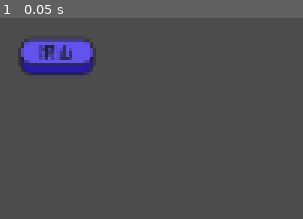
Above: before the commit, frame 1.
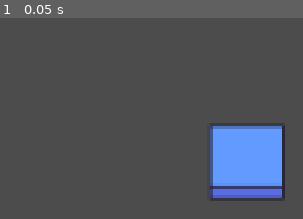
Above: after the commit, the same moment.

Repository: Kibibibit/windmills-arcade
Game: Godot game, scene res://scenes/Root.tscn
The game is run twice, just before and just after one commit, with the same random seed, the same clock (stepped at 60 frames per second) and the same inputs. The engine's default icon, where the game draws it, is replaced by a stand-in: a white triangle on a blue panel in a dark square.
Inputs:
- Up to frame 1 (0.05 s): no input

The runs differ from the first frame. In frame 1, 13% of the frame differs, in the area x 5-95%, y 10-90%.

Commit message:
Rewrite 3

Diff:
--- a/project.godot
+++ b/project.godot
@@ -9,84 +9,36 @@
 config_version=4
 
 _global_script_classes=[ {
-"base": "GameEntity",
-"class": "Card",
-"language": "GDScript",
-"path": "res://scripts/components/Card.gd"
-}, {
-"base": "Node2D",
-"class": "CardSlot",
-"language": "GDScript",
-"path": "res://scripts/components/CardSlot.gd"
-}, {
-"base": "Node2D",
-"class": "Deck",
-"language": "GDScript",
-"path": "res://scripts/components/Deck.gd"
-}, {
-"base": "GameObject",
-"class": "GameEntity",
-"language": "GDScript",
-"path": "res://scripts/components/GameEntity.gd"
-}, {
-"base": "Node2D",
-"class": "GameObject",
-"language": "GDScript",
-"path": "res://scripts/components/GameObject.gd"
-}, {
 "base": "Node2D",
 "class": "GameParent",
 "language": "GDScript",
 "path": "res://scripts/games/GameParent.gd"
 }, {
-"base": "GameParent",
-"class": "MainMenu",
+"base": "Area2D",
+"class": "MouseArea",
 "language": "GDScript",
-"path": "res://scripts/games/MainMenu.gd"
+"path": "res://scripts/mouse/MouseArea.gd"
 }, {
-"base": "Card",
-"class": "PlayingCard",
+"base": "Area2D",
+"class": "MouseTarget",
 "language": "GDScript",
-"path": "res://scripts/components/PlayingCard.gd"
+"path": "res://scripts/mouse/MouseTarget.gd"
 }, {
 "base": "Node2D",
-"class": "RootObject",
+"class": "Root",
 "language": "GDScript",
-"path": "res://scripts/RootObject.gd"
+"path": "res://scripts/Root.gd"
 }, {
-"base": "GameParent",
-"class": "Sawayama",
-"language": "GDScript",
-"path": "res://scripts/games/Sawayama.gd"
-}, {
-"base": "PlayingCard",
-"class": "StackingCard",
-"language": "GDScript",
-"path": "res://scripts/components/StackingCard.gd"
-}, {
-"base": "Object",
-"class": "TextureInfo",
-"language": "GDScript",
-"path": "res://scripts/utils/TextureInfo.gd"
-}, {
-"base": "Node2D",
+"base": "MouseTarget",
 "class": "UIButton",
 "language": "GDScript",
 "path": "res://scripts/components/ui/UIButton.gd"
 } ]
 _global_script_class_icons={
-"Card": "",
-"CardSlot": "",
-"Deck": "",
-"GameEntity": "",
-"GameObject": "",
 "GameParent": "",
-"MainMenu": "",
-"PlayingCard": "",
-"RootObject": "",
-"Sawayama": "",
-"StackingCard": "",
-"TextureInfo": "",
+"MouseArea": "",
+"MouseTarget": "",
+"Root": "",
 "UIButton": ""
 }
 
--- a/scenes/Root.tscn
+++ b/scenes/Root.tscn
@@ -1,7 +1,7 @@
 [gd_scene load_steps=4 format=2]
 
-[ext_resource path="res://scripts/RootObject.gd" type="Script" id=1]
-[ext_resource path="res://scripts/MouseArea.gd" type="Script" id=2]
+[ext_resource path="res://scripts/Root.gd" type="Script" id=1]
+[ext_resource path="res://scripts/mouse/MouseArea.gd" type="Script" id=2]
 
 [sub_resource type="CircleShape2D" id=1]
 radius = 1.0
@@ -10,8 +10,6 @@
 script = ExtResource( 1 )
 
 [node name="MouseArea" type="Area2D" parent="."]
-z_index = 1000
-monitoring = false
 script = ExtResource( 2 )
 
 [node name="MouseShape" type="CollisionShape2D" parent="MouseArea"]
--- a/scenes/components/CardSlot.tscn
+++ /dev/null
@@ -1,12 +0,0 @@
-[gd_scene load_steps=2 format=2]
-
-[ext_resource path="res://sprites/cards/sawayama_card_sheet.png" type="Texture" id=1]
-
-[node name="CardSlot" type="Node2D"]
-
-[node name="Sprite" type="Sprite" parent="."]
-texture = ExtResource( 1 )
-centered = false
-hframes = 13
-vframes = 5
-frame = 53
--- a/scenes/components/Deck.tscn
+++ /dev/null
@@ -1,6 +0,0 @@
-[gd_scene load_steps=2 format=2]
-
-[ext_resource path="res://scripts/components/Deck.gd" type="Script" id=1]
-
-[node name="Deck" type="Node2D"]
-script = ExtResource( 1 )
--- a/scenes/components/UIButton.tscn
+++ /dev/null
@@ -1,15 +0,0 @@
-[gd_scene load_steps=3 format=2]
-
-[ext_resource path="res://scripts/components/ui/UIButton.gd" type="Script" id=1]
-
-[sub_resource type="RectangleShape2D" id=1]
-
-[node name="UIButton" type="Node2D"]
-script = ExtResource( 1 )
-
-[node name="Area2D" type="Area2D" parent="."]
-monitorable = false
-
-[node name="CollisionShape2D" type="CollisionShape2D" parent="Area2D"]
-visible = false
-shape = SubResource( 1 )
--- /dev/null
+++ b/scenes/components/ui/UIButton.tscn
@@ -0,0 +1,11 @@
+[gd_scene load_steps=3 format=2]
+
+[ext_resource path="res://scripts/components/ui/UIButton.gd" type="Script" id=2]
+
+[sub_resource type="RectangleShape2D" id=1]
+
+[node name="Button" type="Area2D"]
+script = ExtResource( 2 )
+
+[node name="ButtonShape" type="CollisionShape2D" parent="."]
+shape = SubResource( 1 )
--- a/scenes/games/MainMenu.tscn
+++ /dev/null
@@ -1,18 +0,0 @@
-[gd_scene load_steps=4 format=2]
-
-[ext_resource path="res://scripts/games/MainMenu.gd" type="Script" id=1]
-[ext_resource path="res://sprites/main_menu_button_sheet.png" type="Texture" id=2]
-[ext_resource path="res://scenes/components/UIButton.tscn" type="PackedScene" id=3]
-
-[node name="Game" type="Node2D"]
-script = ExtResource( 1 )
-
-[node name="Buttons" type="Node2D" parent="."]
-
-[node name="Sawayama" parent="Buttons" instance=ExtResource( 3 )]
-position = Vector2( 71, 65 )
-
-[node name="Sprite" type="Sprite" parent="Buttons/Sawayama"]
-texture = ExtResource( 2 )
-centered = false
-vframes = 3
--- a/scenes/games/Sawayama.tscn
+++ /dev/null
@@ -1,55 +0,0 @@
-[gd_scene load_steps=6 format=2]
-
-[ext_resource path="res://scripts/games/Sawayama.gd" type="Script" id=1]
-[ext_resource path="res://scenes/components/Deck.tscn" type="PackedScene" id=2]
-[ext_resource path="res://sprites/cards/sawayama_card_sheet.png" type="Texture" id=3]
-[ext_resource path="res://scenes/components/CardSlot.tscn" type="PackedScene" id=4]
-[ext_resource path="res://scripts/components/CardSlot.gd" type="Script" id=5]
-
-[node name="Game" type="Node2D"]
-script = ExtResource( 1 )
-
-[node name="Immutables" type="Node2D" parent="."]
-
-[node name="Deck" parent="Immutables" instance=ExtResource( 2 )]
-position = Vector2( 54, 45 )
-y_offset = -2
-offset_div = 3
-
-[node name="Sprite" type="Sprite" parent="Immutables/Deck"]
-texture = ExtResource( 3 )
-centered = false
-hframes = 13
-vframes = 5
-frame = 53
-
-[node name="Slots" type="Node2D" parent="Immutables"]
-position = Vector2( 132, 126 )
-
-[node name="CardSlot1" parent="Immutables/Slots" instance=ExtResource( 4 )]
-position = Vector2( 5, 0 )
-script = ExtResource( 5 )
-
-[node name="CardSlot2" parent="Immutables/Slots" instance=ExtResource( 4 )]
-position = Vector2( 69, 0 )
-script = ExtResource( 5 )
-
-[node name="CardSlot3" parent="Immutables/Slots" instance=ExtResource( 4 )]
-position = Vector2( 133, 0 )
-script = ExtResource( 5 )
-
-[node name="CardSlot4" parent="Immutables/Slots" instance=ExtResource( 4 )]
-position = Vector2( 197, 0 )
-script = ExtResource( 5 )
-
-[node name="CardSlot5" parent="Immutables/Slots" instance=ExtResource( 4 )]
-position = Vector2( 261, 0 )
-script = ExtResource( 5 )
-
-[node name="CardSlot6" parent="Immutables/Slots" instance=ExtResource( 4 )]
-position = Vector2( 325, 0 )
-script = ExtResource( 5 )
-
-[node name="CardSlot7" parent="Immutables/Slots" instance=ExtResource( 4 )]
-position = Vector2( 389, 0 )
-script = ExtResource( 5 )
--- /dev/null
+++ b/scenes/games/TicTacToe.tscn
@@ -0,0 +1,3 @@
+[gd_scene format=2]
+
+[node name="Game" type="Node2D"]
--- /dev/null
+++ b/scenes/games/menus/MainMenu.tscn
@@ -0,0 +1,19 @@
+[gd_scene load_steps=4 format=2]
+
+[ext_resource path="res://scripts/games/menus/MainMenu.gd" type="Script" id=1]
+[ext_resource path="res://sprites/main_menu_button_sheet.png" type="Texture" id=2]
+[ext_resource path="res://scenes/components/ui/UIButton.tscn" type="PackedScene" id=3]
+
+[node name="Game" type="Node2D"]
+script = ExtResource( 1 )
+
+[node name="GameButtons" type="Node2D" parent="."]
+position = Vector2( 113, 64 )
+
+[node name="tictactoe" parent="GameButtons" instance=ExtResource( 3 )]
+position = Vector2( 39, 38 )
+
+[node name="Sprite" type="Sprite" parent="GameButtons/tictactoe"]
+texture = ExtResource( 2 )
+centered = false
+vframes = 3
--- a/scripts/MouseArea.gd
+++ /dev/null
@@ -1,7 +0,0 @@
-extends Area2D
-
-func _ready():
-	self.monitorable = true
-
-func _process(_delta):
-	self.position = get_global_mouse_position()
--- /dev/null
+++ b/scripts/Root.gd
@@ -0,0 +1,24 @@
+class_name Root
+extends Node2D
+
+
+onready var games: Dictionary = {
+	"main-menu":load("res://scenes/games/menus/MainMenu.tscn"),
+	"tictactoe":load("res://scenes/games/TicTacToe.tscn")
+}
+
+var game
+
+func _ready():
+	switch_game("main-menu")
+
+func get_mouse() -> MouseArea:
+	return get_node("MouseArea") as MouseArea
+
+func switch_game(game_code: String):
+	if (game != null):
+		game.queue_free()
+		remove_child(game)
+
+	game = games[game_code].instance()
+	add_child(game)
--- a/scripts/RootObject.gd
+++ /dev/null
@@ -1,21 +0,0 @@
-class_name RootObject
-extends Node2D
-
-# This is the root of the entire application
-
-var game_instance
-
-onready var games = {
-	"MainMenu":load("res://scenes/games/MainMenu.tscn"),
-	"Sawayama":load("res://scenes/games/Sawayama.tscn")
-}
-
-func _ready():
-	switch_game("MainMenu")
-
-func switch_game(game_name:String):
-	if (game_instance != null):
-		remove_child(game_instance)
-	game_instance = games[game_name].instance()
-	add_child(game_instance)
-	game_instance.new_game()
--- a/scripts/components/Card.gd
+++ /dev/null
@@ -1,82 +0,0 @@
-class_name Card
-extends GameEntity
-
-signal card_arrived(card)
-
-var back_frame_coords: Vector2
-var front_frame_coords: Vector2
-var last_face_up: bool = false
-var face_up: bool = false
-var speed: float = 0.4
-var emitted: bool = false
-var parent_y_offset: int = 0
-var parent_x_offset: int = 0
-var can_pick_up: bool = false
-
-onready var area_2d: Area2D = Area2D.new()
-
-func _ready():
-	back_frame_coords = Vector2(0,sprite.vframes-1)
-	frame_coords = back_frame_coords
-
-	var collision_box = CollisionShape2D.new()
-	collision_box.shape = RectangleShape2D.new()
-
-	var texture_size = Vector2(sprite.texture.get_width() as float/sprite.hframes,sprite.texture.get_height() as float/sprite.vframes)
-	collision_box.shape.extents = texture_size
-	collision_box.position.x += texture_size.x/2
-	collision_box.position.y += texture_size.y/2
-
-	area_2d.add_child(collision_box)
-
-	var _area = area_2d.connect("area_entered",self,"_on_area_entered")
-	add_child(area_2d)
-
-func _draw():
-	var pos = area_2d.get_child(0).position
-	var size = area_2d.get_child(0).shape.extents
-
-	var draw_pos: Vector2 = Vector2(pos.x-size.x/2,pos.y-size.y/2)
-	draw_rect(Rect2(draw_pos,size),Color(1,0,0))
-
-func _on_area_entered(area: Area2D):
-	pass
-
-func change_parent(new_parent: Node2D):
-	var parent: Node2D = get_parent() as Node2D
-	var gpos
-	if (parent == null):
-		gpos = self.position
-	else:
-		gpos = parent.global_position
-	self.position.x = gpos.x - new_parent.global_position.x
-	self.position.y = gpos.y - new_parent.global_position.y
-	if (parent != null):
-		get_parent().remove_child(self)
-	new_parent.add_child(self)
-	emitted = false
-
-
-func _process(_delta):
-	do_flip()
-	chase_parent()
-
-func chase_parent() -> void:
-	self.position.x = lerp(self.position.x, parent_x_offset, speed)
-	self.position.y = lerp(self.position.y, parent_y_offset, speed)
-	if (abs(self.position.x - parent_x_offset) < 1):
-		self.position.x = parent_x_offset
-	if (abs(self.position.y - parent_y_offset) < 1):
-		self.position.y = parent_y_offset
-	if (self.position.x == parent_x_offset && self.position.y == parent_y_offset && !emitted):
-		emit_signal("card_arrived", self)
-		emitted = true
-
-
-func do_flip() -> void:
-	if (last_face_up != face_up):
-		if (face_up):
-			frame_coords = front_frame_coords
-		else:
-			frame_coords = back_frame_coords
-		last_face_up = face_up
--- a/scripts/components/CardSlot.gd
+++ /dev/null
@@ -1,28 +0,0 @@
-class_name CardSlot
-extends Node2D
-
-signal card_placed(card)
-
-export var parent_y_offset: int = 15
-export var can_pick_up: bool = true
-
-func add_child(node,legible_unique_name=false):
-
-	if (node.name == "Card"):
-		if (!has_node("Card")):
-			.add_child(node,legible_unique_name)
-			node.connect("card_arrived",self,"_on_card_arrived")
-		else:
-			node.can_pick_up = can_pick_up
-			node.parent_y_offset = parent_y_offset
-			get_node("Card").add_child(node)
-
-	else:
-		.add_child(node,legible_unique_name)
-
-func remove_child(node):
-	if (node.name == "Card"):
-		node.disconnect("card_arrived",self,"_on_card_arrived")
-
-func _on_card_arrived(card: Card):
-	emit_signal("card_placed",card)
--- a/scripts/components/Deck.gd
+++ /dev/null
@@ -1,42 +0,0 @@
-class_name Deck
-extends Node2D
-
-export var y_offset: int = -1
-export var offset_div: int = 4
-
-var sprite_array: Array = []
-var cards: Array = []
-
-onready var sprite: Sprite = $Sprite
-
-# Called when the node enters the scene tree for the first time.
-func _ready():
-	sprite.visible = false
-
-func draw_sprites():
-	while(sprite_array.size() < ceil(cards.size() as float/offset_div)):
-		var new_sprite = Sprite.new()
-		new_sprite.centered = false
-		new_sprite.texture = sprite.texture
-		new_sprite.hframes = sprite.hframes
-		new_sprite.vframes = sprite.vframes
-		new_sprite.z_index = ceil(sprite_array.size() as float/offset_div)
-		new_sprite.position.y += y_offset * ceil(sprite_array.size() as float/offset_div)
-		new_sprite.frame_coords = Vector2(0,4)
-		sprite_array.append(new_sprite)
-		add_child(new_sprite)
-	while(sprite_array.size() > ceil(cards.size() as float/offset_div)):
-		sprite_array.pop_back()
-
-func add_card(card: Card):
-	cards.append(card)
-	draw_sprites()
-
-
-func deal_card() -> Card:
-	var card = cards.pop_back()
-	card.face_up = true
-	card.position.x = global_position.x
-	card.position.y = global_position.y
-	draw_sprites()
-	return card
--- a/scripts/components/GameEntity.gd
+++ /dev/null
@@ -1,24 +0,0 @@
-class_name GameEntity
-extends GameObject
-
-var sprite: Sprite
-var frame_coords: Vector2
-var texture_code: String
-var texture_info: TextureInfo
-func _ready():
-	sprite = Sprite.new()
-	texture_info = .get_game().get_texture_info(texture_code)
-	sprite.centered = false
-	sprite.hframes = texture_info.hframes
-	sprite.vframes = texture_info.vframes
-	sprite.frame_coords = frame_coords
-	sprite.texture = texture_info.get_texture()
-	add_child(sprite)
-
-func _process(_delta):
-	if (sprite.frame_coords != frame_coords):
-		sprite.frame_coords = frame_coords
-
-func _exit_tree():
-	sprite.queue_free()
-	remove_child(sprite)
--- a/scripts/components/GameObject.gd
+++ /dev/null
@@ -1,9 +0,0 @@
-class_name GameObject
-extends Node2D
-
-
-func get_game() -> GameParent:
-	return get_root().get_node("Game") as GameParent
-
-func get_root() -> RootObject:
-	return get_tree().root.get_node("Root") as RootObject
--- a/scripts/components/PlayingCard.gd
+++ /dev/null
@@ -1,13 +0,0 @@
-class_name PlayingCard
-extends Card
-
-var suit: int
-var value: int
-
-func _init(_suit: int, _value: int):
-	suit = _suit
-	value = _value
-
-
-func _ready():
-	front_frame_coords = Vector2(value,suit)
--- a/scripts/components/StackingCard.gd
+++ /dev/null
@@ -1,29 +0,0 @@
-class_name StackingCard
-extends PlayingCard
-
-func _init(_suit: int, _value: int).(_suit,_value):
-	pass
-
-
-func add_child(node,legible_unique_name=false):
-
-	if (node.name == "Card"):
-		if (!has_node("Card")):
-			.add_child(node,legible_unique_name)
-			node.connect("card_arrived",self,"_on_card_arrived")
-		else:
-			get_node("Card").add_child(node)
-
-	else:
-		.add_child(node,legible_unique_name)
-
-func remove_child(node):
-	if (node.name == "Card"):
-		node.disconnect("card_arrived",self,"_on_card_arrived")
-
-func _on_card_arrived(card: Card):
-	emit_signal("card_arrived",card)
-
-func _on_area_entered(area: Area2D):
-	if (!has_node("Card") && area.name == "MouseArea"):
-		print("Hi!",self.value,self.suit)
--- a/scripts/components/ui/UIButton.gd
+++ b/scripts/components/ui/UIButton.gd
@@ -1,49 +1,56 @@
 class_name UIButton
-extends Node2D
+extends MouseTarget
 
-signal on_pressed(mouse_event)
-signal on_released(mouse_event)
+signal button_entered()
+signal button_exited()
+signal button_pressed()
+signal button_released()
 
 
-onready var area_2d: Area2D = $Area2D
-var mouse_entered: bool = false
-onready var shape: CollisionShape2D = $Area2D/CollisionShape2D
-onready var sprite: Sprite = $Sprite
+
+var sprite: Sprite
+onready var shape: CollisionShape2D = $ButtonShape
+
+var frame_x_coord: int
+
+const normal_index = 0
+const highlight_index = 1
+const pressed_index = 2
+
+var texture_size: Vector2
 
 func _ready():
+	if (has_node("Sprite")):
+		sprite = get_node("Sprite")
+	else:
+		print("ERROR! UIButton ",self," has no sprite!!!!")
+	var _height: float = (sprite.texture.get_height() as float)/sprite.vframes
+	var _width: float = (sprite.texture.get_width() as float)/sprite.hframes
+	texture_size = Vector2(_height,_width)
 
+	var _extent_x = _height/2
+	var _extent_y = _width/2
 
-	var y_extent: int = ((sprite.texture.get_height()as float)/(sprite.vframes as float)/2) as int
-	var x_extent: int = ((sprite.texture.get_width()as float)/(sprite.hframes as float)) as int
-	shape.position.y += y_extent
-	shape.shape.extents = Vector2(x_extent,y_extent)
+	shape.position = Vector2(_extent_x,_extent_y)
+	shape.shape.extents = Vector2(_extent_x, _extent_y)
 
-	var _entered = area_2d.connect("area_entered",self,"_on_area_entered")
-	var _exited = area_2d.connect("area_exited",self,"_on_area_exited")
+func set_frame(index: int):
+	sprite.frame_coords = Vector2(frame_x_coord, index)
 
+func on_mouse_enter():
+	set_frame(highlight_index)
+	emit_signal("button_entered")
 
-func _input(event):
-	if (event is InputEventMouseButton && mouse_entered && event.button_index == BUTTON_LEFT):
-		if (event.pressed):
-			sprite.frame_coords = Vector2(sprite.frame_coords.x,2)
-			emit_signal("on_pressed",event)
-		else:
-			sprite.frame_coords = Vector2(sprite.frame_coords.x,1)
-			emit_signal("on_released",event)
+func on_mouse_leave():
+	set_frame(normal_index)
+	emit_signal("button_exited")
 
-func _process(_delta):
-	pass
+func on_mouse_pressed(button: int):
+	if (button == BUTTON_LEFT):
+		set_frame(pressed_index)
+		emit_signal("button_pressed")
 
-func _on_area_entered(area: Area2D) -> void:
-	if (area.name != "MouseArea"):
-		return
-	mouse_entered = true
-	sprite.frame_coords = Vector2(sprite.frame_coords.x,1)
-	update()
-
-func _on_area_exited(area: Area2D) -> void:
-	if (area.name != "MouseArea"):
-		return
-	mouse_entered = false
-	sprite.frame_coords = Vector2(sprite.frame_coords.x,0)
-	update()
+func on_mouse_released(button: int):
+	if (button == BUTTON_LEFT):
+		set_frame(highlight_index)
+		emit_signal("button_released")
--- a/scripts/games/GameParent.gd
+++ b/scripts/games/GameParent.gd
@@ -1,21 +1,7 @@
 class_name GameParent
 extends Node2D
 
+var root: Root
 
-var textures: Dictionary = {}
-
-
-func get_texture_info(texture: String) -> TextureInfo:
-	return textures[texture]
-
-func get_root() -> RootObject:
-	return get_tree().root.get_node("Root") as RootObject
-
-func load_textures():
-	for key in textures.keys():
-		var textureInfo: TextureInfo = textures[key]
-		textureInfo._load()
-		textures[key] = textureInfo
-
-func new_game() -> void:
-	pass
+func _ready():
+	root = get_parent() as Root
--- a/scripts/games/MainMenu.gd
+++ /dev/null
@@ -1,18 +0,0 @@
-class_name MainMenu
-extends GameParent
-
-
-func _ready():
-
-	self.textures = {
-		"icon":TextureInfo.new("res://icon.png",1,1),
-	}
-
-	self.load_textures()
-
-
-	var _sawayama = $Buttons/Sawayama.connect("on_released",self,"_on_released",["Sawayama"])
-
-
-func _on_released(_event,game):
-	get_root().switch_game(game)
--- a/scripts/games/Sawayama.gd
+++ /dev/null
@@ -1,53 +0,0 @@
-class_name Sawayama
-extends GameParent
-
-onready var deck: Deck = $Immutables/Deck
-onready var slots: Node2D = $Immutables/Slots
-
-var dealing: bool = false
-var deal_index: int = 0
-var deal_index_min: int = 0
-
-func _ready():
-	textures = {
-		"card_sheet":TextureInfo.new("res://sprites/cards/sawayama_card_sheet.png",13,5)
-	}
-	self.load_textures()
-
-	for child in slots.get_children():
-		var _a = child.connect("card_placed",self,"_on_card_placed")
-
-func _on_card_placed(_card: Card):
-	if (dealing):
-		deal()
-
-func deal():
-	var card: PlayingCard = deck.deal_card() as PlayingCard
-
-	var slot = slots.get_children()[deal_index]
-	card.change_parent(slot)
-
-	deal_index += 1
-	if (deal_index >= 7):
-		deal_index_min += 1
-		deal_index = deal_index_min
-		if (deal_index_min >= 7):
-			dealing = false
-
-
-func new_game() -> void:
-
-	dealing = true
-
-	for child in get_children():
-		if (child.name != "Immutables"):
-			child.queue_free()
-			remove_child(child)
-
-	for suit in range(0,4):
-		for value in range(0,13):
-			var card: StackingCard = StackingCard.new(suit,value)
-			card.name = "Card"
-			card.texture_code = "card_sheet"
-			deck.add_card(card)
-	deal()
--- /dev/null
+++ b/scripts/games/menus/MainMenu.gd
@@ -0,0 +1,10 @@
+extends GameParent
+
+onready var game_buttons = $GameButtons
+
+func _ready():
+	for child in game_buttons.get_children():
+		var _listen = child.connect("button_released",self,"_change_game",[child.name])
+
+func _change_game(game_code: String):
+	root.switch_game(game_code)
--- /dev/null
+++ b/scripts/mouse/MouseArea.gd
@@ -0,0 +1,42 @@
+class_name MouseArea
+extends Area2D
+
+
+var target: MouseTarget
+
+func _ready() -> void:
+	var _listen_enter = self.connect("area_entered",self,"_on_area_entered")
+	var _listen_leave = self.connect("area_exited",self,"_on_area_exited")
+
+func _process(_delta) -> void:
+	self.position = get_global_mouse_position()
+
+func _on_area_entered(area: Area2D) -> void:
+	if (!area.is_class("MouseTarget")):
+		return
+	var mouse_target: MouseTarget = area as MouseTarget
+	if (target == null):
+		target = mouse_target
+		target.on_mouse_enter()
+	else:
+		if (mouse_target.z_index > target.z_index):
+			target.on_mouse_leave()
+			target = mouse_target
+			target.on_mouse_enter()
+
+func _on_area_exited(area: Area2D) -> void:
+	if (!area.is_class("MouseTarget")):
+		return
+	var mouse_target: MouseTarget = area as MouseTarget
+	if (mouse_target.get_rid() == target.get_rid()):
+		target.on_mouse_leave()
+		target = null
+
+func _input(event):
+	if (event is InputEventMouseButton):
+		var mouse_event: InputEventMouseButton = event as InputEventMouseButton
+		if (target != null):
+			if (mouse_event.pressed):
+				target.on_mouse_pressed(mouse_event.button_index)
+			else:
+				target.on_mouse_released(mouse_event.button_index)
--- /dev/null
+++ b/scripts/mouse/MouseTarget.gd
@@ -0,0 +1,21 @@
+class_name MouseTarget
+extends Area2D
+
+
+func is_class(classname: String):
+	return get_class() == classname
+
+func get_class():
+	return "MouseTarget"
+
+func on_mouse_enter():
+	pass
+
+func on_mouse_leave():
+	pass
+
+func on_mouse_pressed(_button: int):
+	pass
+
+func on_mouse_released(_button: int):
+	pass
--- a/scripts/utils/TextureInfo.gd
+++ /dev/null
@@ -1,24 +0,0 @@
-class_name TextureInfo
-extends Object
-
-
-var path: String
-var hframes: int
-var vframes: int
-var texture: Texture
-var is_loaded: bool = false
-
-func _init(_path: String, _hframes: int, _vframes: int):
-	path = _path
-	hframes = _hframes
-	vframes = _vframes
-
-func _load() -> void:
-	print("Loading texture: ",path)
-	texture = load(path)
-	is_loaded = true
-
-func get_texture()->Texture:
-	if (!is_loaded):
-		_load()
-	return texture
Binary file changed: sprites/cards/main_menu_button_sheet.aseprite
Binary file added: sprites/games/tictactoe/tictactoe_tile_sheet.aseprite
Binary file added: sprites/games/tictactoe/tictactoe_tile_sheet.png
Binary file changed: sprites/main_menu_button_sheet.png
